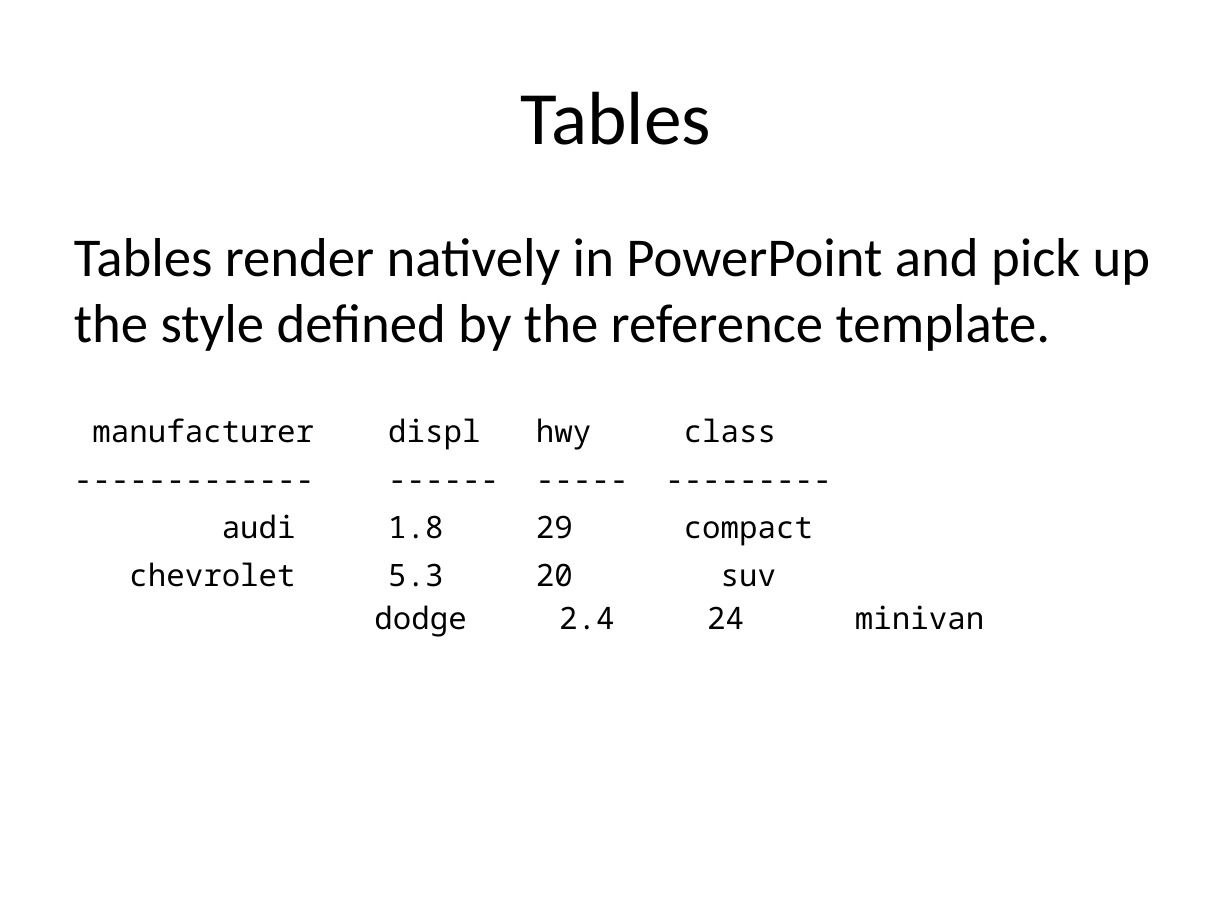
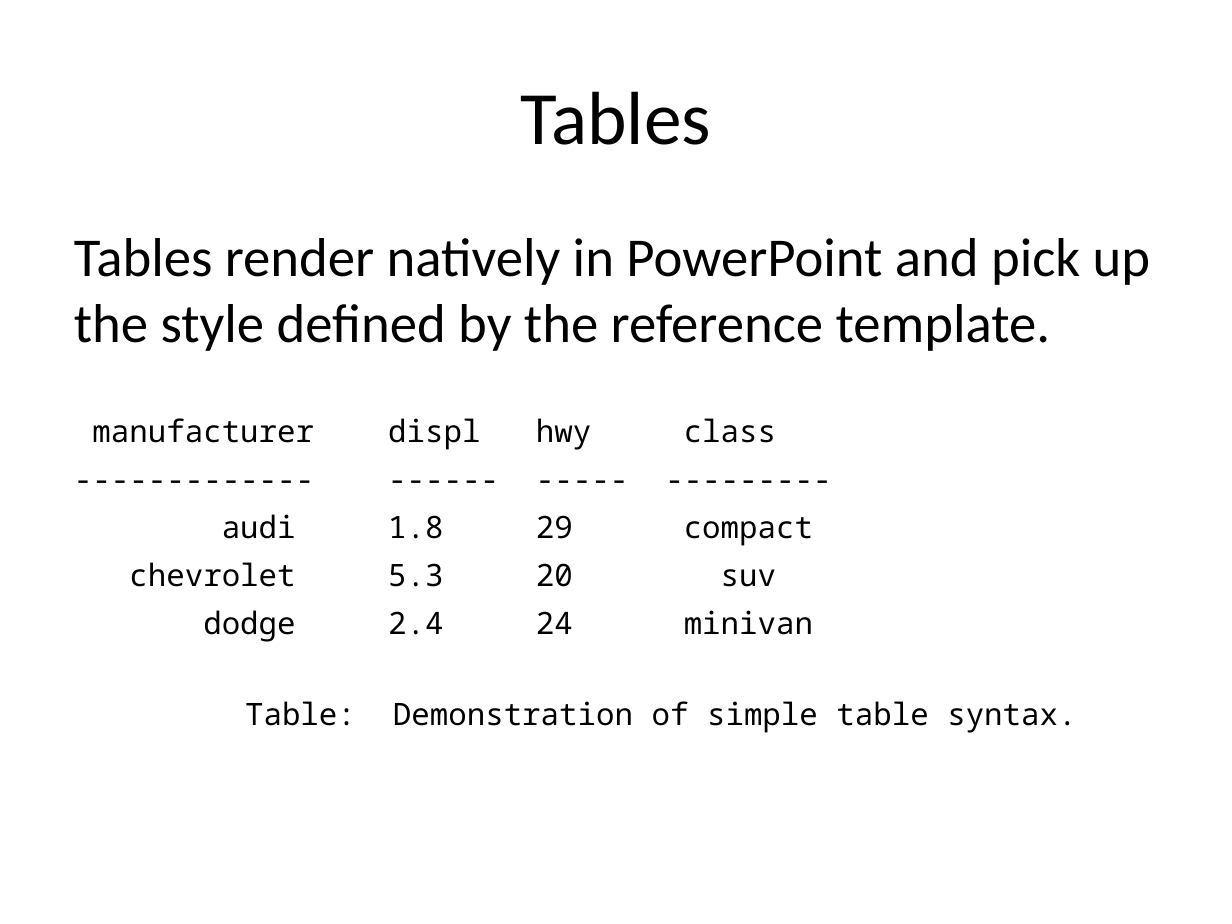
Before and after one commit to sol-eng/powerpoint, a slide deck: slide 12 of tutorial/2d-images-and-tables.pptx (slide 9 before the commit). Drawn at 1232x924 pixels with LibreOffice and Linux fonts; fonts in the diff are those of the drawing. Boxes give left, top, right and bottom in pixels: in the first picture for what was removed or moved away, otherwise in the second. Text is boxed around its words. In the diff, an @@ line names an element or a change of style, - is before the commit and + after.

Commit message:
updated images and tables

```diff
--- a/tutorial/2d-images-and-tables.pptx
+++ b/tutorial/2d-images-and-tables.pptx
@@ text at (92,418,1076,733): text changed @@
-manufacturer displ hwy class
-------------- ------ ----- ---------
-audi 1.8 29 compact
-chevrolet 5.3 20 suv
-dodge 2.4 24 minivan
+manufacturer displ hwy class
+------------- ------ ----- ---------
+audi 1.8 29 compact
+chevrolet 5.3 20 suv
+dodge 2.4 24 minivan
+Table: Demonstration of simple table syntax.
```
Also in this commit, not shown: 5 other slides changed, 4 slides added, 1 slide removed, 1 other file.
